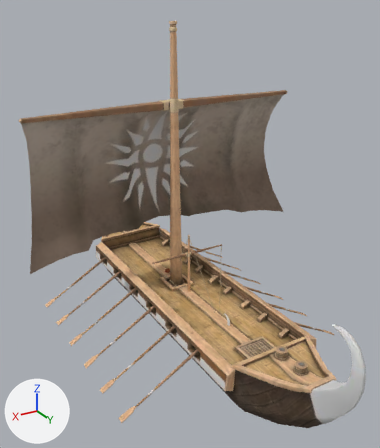
The glTF model public/assets/unit-models/210-trireme.glb as it was, and as the next commit left it.
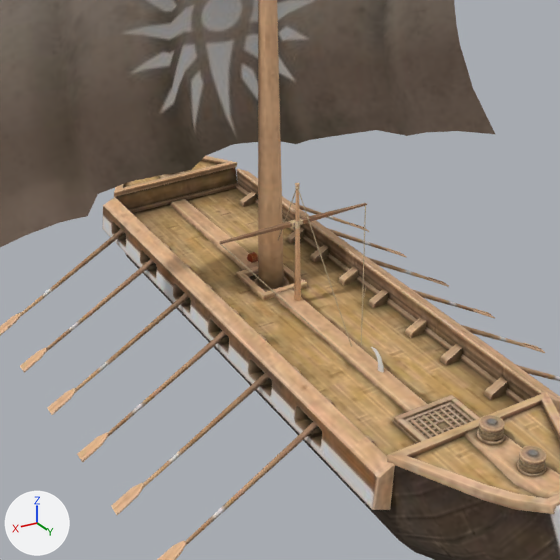
Each version is shown whole from a camera (50 mm lens) standing at (15.5, 25.9, 19.1) and looking at (0.4, 0.8, 6.6), then close up on the part from 12% to 83% of the width and 33% to 93% of the height. Every picture has the same lights, and +X, +Y and +Z are marked at lower left. The first two pictures are the older version. Vertices at exactly the same position are counted once.
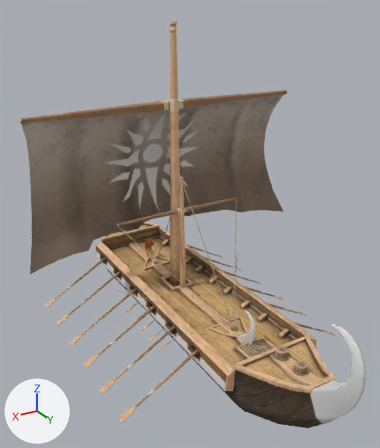
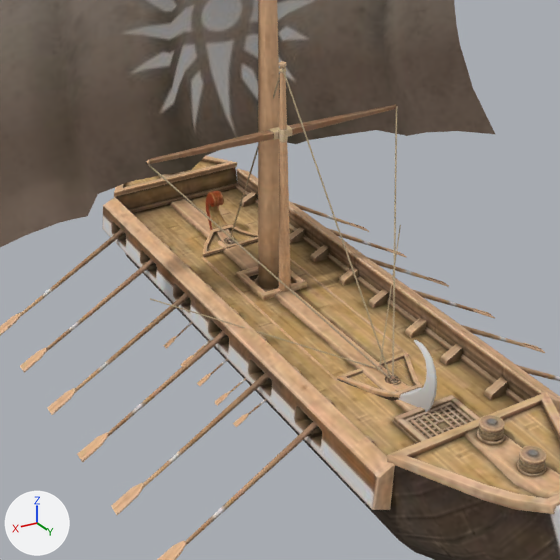
Where the change shows, as pixel boxes [x1, y1, x2, y2] in the close-ups (560 x 560 px; the box of a moved part takes in the faces that stretch with it):
part 1 of me_mesh_0, moved or reshaped (mostly hidden before)
    before: [247, 252, 384, 372]
    after: [203, 190, 437, 412]
part 2 of me_mesh_0, moved or reshaped
    before: [218, 203, 367, 244]
    after: [146, 105, 398, 164]
part 3 of me_mesh_0, moved or reshaped
    before: [294, 186, 301, 301]
    after: [279, 66, 291, 292]
part 4 of me_mesh_0, moved or reshaped
    before: [289, 219, 303, 227]
    after: [269, 125, 292, 140]
part 5 of me_mesh_0, moved or reshaped
    before: [297, 187, 352, 346]
    after: [282, 68, 392, 381]
part 6 of me_mesh_0, moved or reshaped
    before: [220, 244, 338, 350]
    after: [146, 163, 389, 378]
part 7 of me_mesh_0, moved or reshaped
    before: [361, 205, 366, 345]
    after: [392, 104, 397, 376]
part 8 of me_mesh_0, moved or reshaped (not visible before)
    after: [290, 258, 410, 356]
part 9 of me_mesh_0, moved or reshaped (not visible before)
    after: [201, 257, 339, 381]
part 10 of me_mesh_0, moved or reshaped (mostly hidden before)
    before: [278, 190, 296, 240]
    after: [230, 75, 280, 237]
part 11 of me_mesh_0, moved or reshaped (not visible before)
    after: [391, 380, 411, 392]
part 12 of me_mesh_0, moved or reshaped (not visible before)
    after: [203, 225, 258, 256]
part 13 of me_mesh_0, moved or reshaped (not visible before)
    after: [337, 352, 422, 398]
part 14 of me_mesh_0, moved or reshaped (not visible before)
    after: [216, 229, 238, 245]
part 15 of me_mesh_0, moved or reshaped
    before: [295, 183, 300, 186]
    after: [279, 61, 287, 67]
part 16 of me_mesh_0, moved or reshaped (mostly hidden before)
    before: [295, 186, 366, 297]
    after: [150, 67, 401, 427]

What the commit changed:
me_mesh_0 has 5017 vertices, 8910 faces and spans x -9.4..9.6, y -13.9..14.4, z -1.6..17.9.
me_mesh_0 is used by ob_mesh_0; location (0.0, 0.0, 0.0).
me_mesh_0 part 1: the loose piece of 231 vertices spanning x -0.7..0.7, y -3.6..4.7, z -0.3..2.0 is scaled about its middle by (1.67, 1.67, 1.66), then moved by (0.0, -0.4, 0.6).
me_mesh_0 part 2: the loose piece of 33 vertices spanning x -2.6..2.6, y -0.2..-0.1, z 4.0..4.1 is scaled about its middle by (1.67, 1.7, 1.67), then moved by (0.1, -0.8, 2.7).
me_mesh_0 part 3: the loose piece of 20 vertices spanning x -0.1..0.1, y -0.1..0.1, z 0.5..5.4 is scaled about its middle by 1.67, then moved by (0.1, -0.7, 2.0).
me_mesh_0 part 4: the loose piece of 16 vertices spanning x -0.2..0.2, y -0.2..-0.1, z 4.0..4.1 is scaled about its middle by 1.67, then moved by (0.1, -0.8, 2.7).
me_mesh_0 part 5: the loose piece of 12 vertices spanning x 0.0..0.1, y 0.0..3.6, z 0.8..5.4 is scaled about its middle by (-0.103, 1.64, 1.67), then moved by (0.1, 0.5, 2.1).
me_mesh_0 part 6: the loose piece of 12 vertices spanning x 0.0..2.6, y -0.2..3.6, z 0.8..4.1 is scaled about its middle by (1.69, 1.65, 1.65), then moved by (0.9, 0.4, 1.6).
me_mesh_0 part 7: the loose piece of 12 vertices spanning x -2.6..0.0, y -0.2..3.6, z 0.8..4.1 is scaled about its middle by (1.64, 1.64, 1.69), then moved by (-0.8, 0.4, 1.7).
me_mesh_0 part 8: the loose piece of 113 vertices spanning x -0.9..-0.7, y -2.1..3.0, z 0.4..0.8 is scaled about its middle by 1.67, then moved by (-0.5, -0.5, 0.4).
me_mesh_0 part 9: the loose piece of 113 vertices spanning x 0.7..0.9, y -2.1..3.0, z 0.4..0.8 is scaled about its middle by 1.67, then moved by (0.5, -0.5, 0.4).
me_mesh_0 part 10: the loose piece of 12 vertices spanning x 0.0, y -2.3..0.0, z 0.9..5.4 is scaled about its middle by (1.67, 1.72, 1.67), then moved by (0.0, -1.5, 2.1).
me_mesh_0 part 11: the loose piece of 16 vertices spanning x -0.2..0.2, y 3.0..4.0, z 0.8..1.0 is scaled about its middle by (1.67, 1.67, 1.66), then moved by (0.0, 1.6, 0.6).
me_mesh_0 part 12: the loose piece of 32 vertices spanning x -0.7..0.8, y -2.7..-2.0, z 0.8..1.0 is scaled about its middle by 1.67, then moved by (0.0, -2.3, 0.6).
me_mesh_0 part 13: the loose piece of 32 vertices spanning x -0.7..0.7, y 3.0..4.1, z 0.8..1.0 is scaled about its middle by (1.67, 1.67, 1.66), then moved by (0.0, 1.6, 0.6).
me_mesh_0 part 14: the loose piece of 16 vertices spanning x -0.2..0.2, y -2.6..-2.1, z 0.8..1.0 is scaled about its middle by 1.67, then moved by (0.0, -2.3, 0.6).
me_mesh_0 part 15: the loose piece of 17 vertices spanning x -0.1..0.1, y -0.1..0.1, z 5.4 is moved by (0.1, -0.7, 3.6).
me_mesh_0 part 16: 652 of 5017 vertices moved; they spanned x -2.8..2.8, y -2.4..3.6, z -0.2..5.4 and now span x -4.6..4.6, y -4.8..5.3, z -0.4..8.9; mean shift (0.0, -0.4, 0.6); largest move (0.0, 0.0, 5.4) -> (0.1, -0.7, 8.9).
